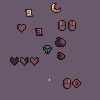
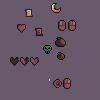
Layers edited between the first and the second w=100, h=100 image:
painted on "ExamineItem.png" over [53, 79, 81, 88]
